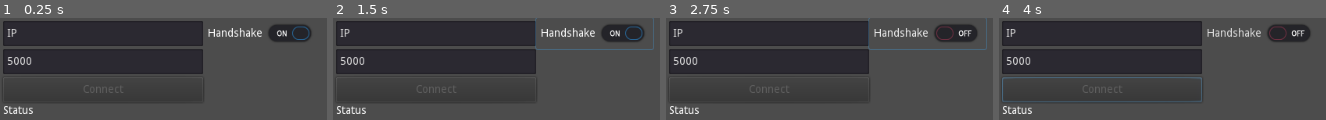
Above: before the commit, frames 1-4 (left to right).
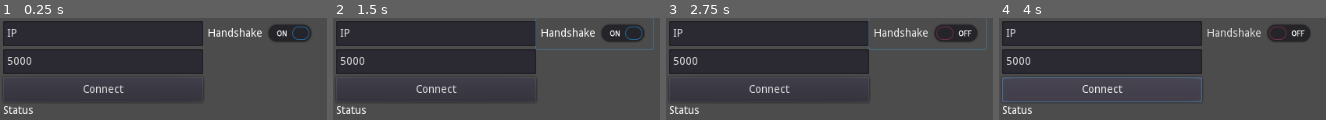
Above: after the commit, the same moments.

Repository: thimenesup/GodotNatTraversal
Game: Godot game, scene res://main.tscn
The game is run twice, just before and just after one commit, with the same random seed, the same clock (stepped at 60 frames per second) and the same inputs.
Inputs (mouse positions are in pixels of both pictures, inside the frame that each line leads up to):
- Up to frame 1 (0.25 s): no input
- Up to frame 2 (1.5 s): click "Handshake" at 0.5 s; click "Handshake" at 1.25 s
- Up to frame 3 (2.75 s): click "Handshake" at 2 s
- Up to frame 4 (4 s): click (1103, 89) at 2.75 s, where only the run after the commit has a clickable "Connect"

The runs differ from the first frame. In frame 1, 0.5% of the frame differs, in the area x 25-38%, y 65-74%; in frame 2, 0.5%; in frame 3, 0.5%; in frame 4, 0.6%.

Commit message:
Fix request_connection not sending LAN IP

Diff:
--- a/main.tscn
+++ b/main.tscn
@@ -8,7 +8,7 @@
 
 onready var status : Label = $Status as Label
 
-var enable_server : bool = true
+var enable_server : bool = false
 
 var udp_handshake : bool = true
 
@@ -71,7 +71,7 @@
 func _connected_to_server():
 	status.text = \"Connected to server\"
 	var lan_ip = IP.get_local_addresses()
-	rpc_id(1,\"request_connection\")
+	rpc_id(1,\"request_connection\",lan_ip)
 
 func _connection_failed():
 	status.text = \"Connection failed\"
